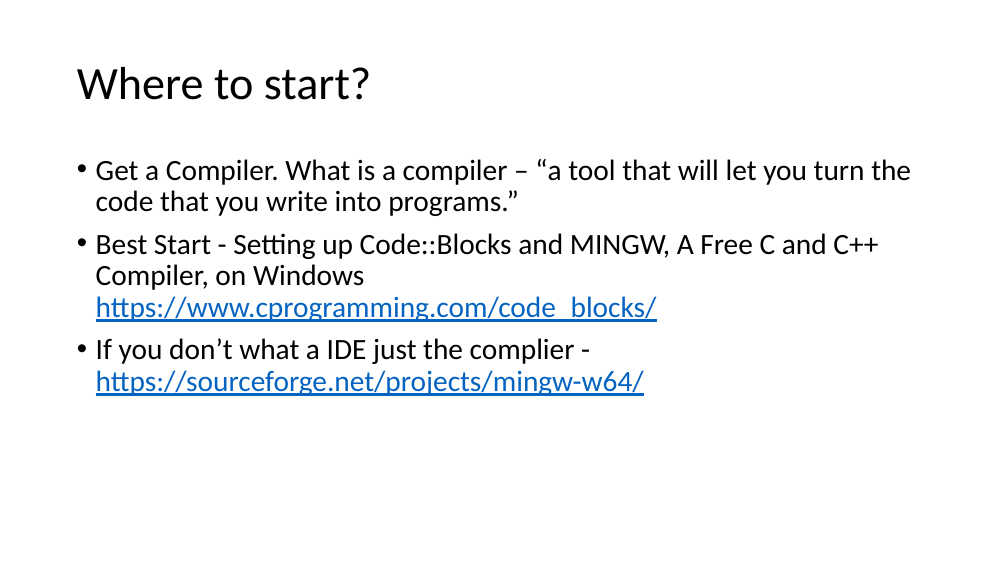
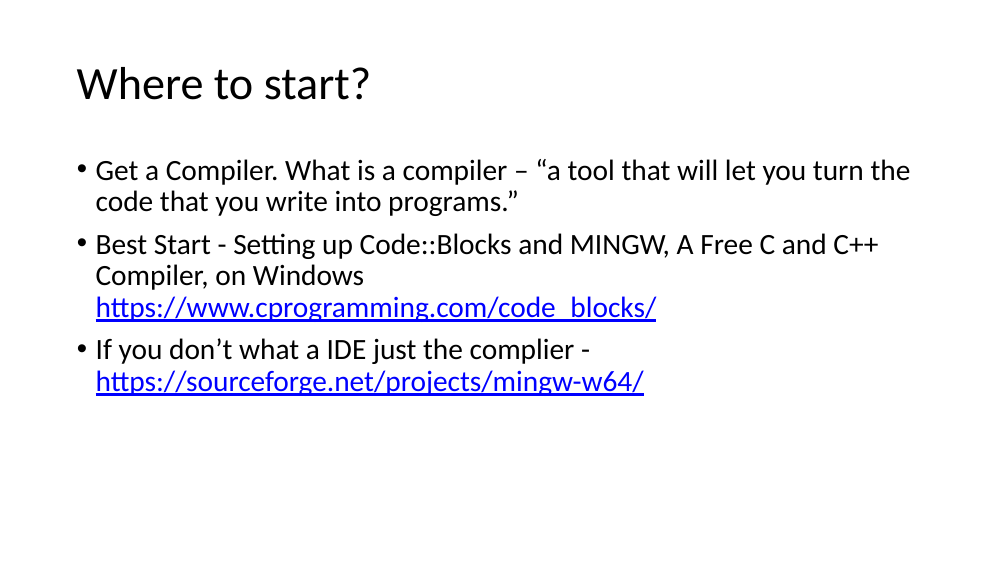
Before and after one commit to paulmcquad/C, a slide deck: slide 3 of Notes/C.pptx. Drawn at 1008x567 pixels with LibreOffice and Linux fonts; fonts in the diff are those of the drawing; background and template pictures are left out. Boxes give left, top, right and bottom in pixels: in the first picture for what was removed or moved away, otherwise in the second. Text is boxed around its words. In the diff, an @@ line names an element or a change of style, - is before the commit and + after.

```diff
--- a/Notes/C.pptx
+++ b/Notes/C.pptx
@@ text "Get a Compiler. What is ..." at [96,159,911,396]: text colour #0563C1 to #0000FF in "https://www.cprogramming.com/code_blocks/", "https://sourceforge.net/projects/mingw-w64/" @@
```
Also in this commit, not shown: 4 other slides changed.
